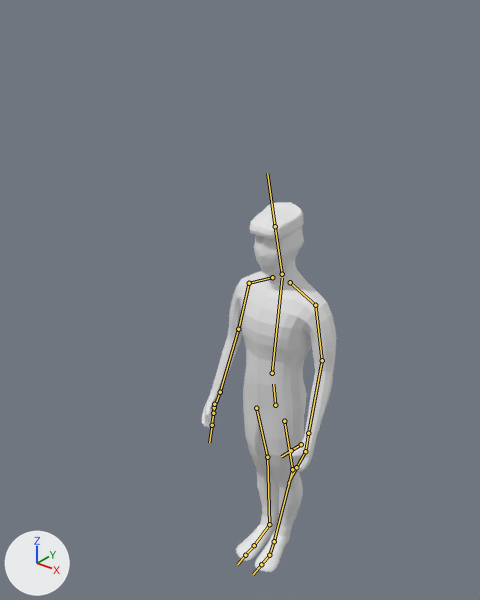
Before and after pictures for a commit that changed the FBX model Sona/Assets/Models/Characters/Grunt.fbx.
The view is the same before and after, from a 50 mm lens placed at (1.43, -2.0, 2.54), pointed at (-0.1, -0.09, 1.36). Arrows for +X, +Y and +Z are at lower left; the lights stay in place. The bones that bend it are drawn over the model as lines.
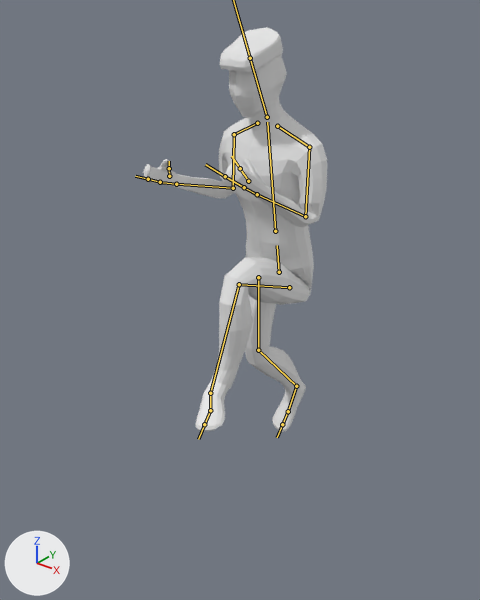
The newer file adds an action. The first version stands in its rest pose; the second is drawn at frame 16 of the action 'salto'.

Boxes (x1, y1, x2, y2) around the edits, measured in the pictures (480 x 600 px):
```json
{"object": "Circle", "change": "posed", "before": [201, 202, 336, 572], "after": [144, 27, 327, 432], "on screen": "35% wider, 9% taller"}
{"bone": "Bone", "before": "(275, 405) to (273, 384)", "after": "(279, 272) to (277, 245)"}
{"bone": "Bone.001", "before": "(272, 373) to (282, 278)", "after": "(275, 231) to (267, 122)"}
{"bone": "Bone.002", "before": "(282, 274) to (275, 226)", "after": "(267, 117) to (250, 58)"}
{"bone": "braccio.L", "before": "(315, 305) to (322, 360)", "after": "(309, 147) to (305, 216)"}
{"bone": "avambraccio.L", "before": "(322, 360) to (308, 433)", "after": "(305, 216) to (257, 194)"}
{"bone": "avambraccio.R", "before": "(238, 329) to (220, 392)", "after": "(233, 188) to (176, 184)"}
{"bone": "coscia.L", "before": "(284, 421) to (292, 469)", "after": "(289, 287) to (239, 284)"}
{"bone": "gamba.L", "before": "(292, 469) to (274, 541)", "after": "(239, 284) to (210, 393)"}
{"bone": "piede.L", "before": "(274, 541) to (269, 555)", "after": "(210, 393) to (210, 410)"}
{"bone": "coscia.R", "before": "(256, 408) to (267, 457)", "after": "(258, 277) to (258, 350)"}
{"bone": "gamba.R", "before": "(267, 457) to (269, 524)", "after": "(258, 350) to (296, 386)"}
```

Scene script edits in JSON lines:
```json
{"block": "bone_bone", "where": "bone_bone = bpy.data.objects['Grunt'].pose.bones['Bone']"}
{"op": "set", "path": "bone_bone.location", "old": "(0.0, 0.0, 0.0)", "new": "(0.0, 0.64, -0.106)"}
{"block": "bone_bone_001", "where": "bone_bone_001 = bpy.data.objects['Grunt'].pose.bones['Bone.001']  # child of 'Bone'"}
{"op": "set", "path": "bone_bone_001.rotation_quaternion", "old": "(1.0, 0.0, 0.0, 0.0)", "new": "(0.991, 0.136, 0.0, 0.0)", "note": "degrees (0, 0, 0) -> degrees (16, 0, 0)"}
{"block": "bone_bone_002", "where": "bone_bone_002 = bpy.data.objects['Grunt'].pose.bones['Bone.002']  # child of 'Bone.001'"}
{"op": "set", "path": "bone_bone_002.rotation_quaternion", "old": "(1.0, 0.0, 0.0, 0.0)", "new": "(0.999, -0.038, -0.01, 0.002)", "note": "degrees (0, 0, 0) -> degrees (-4, -1, 0)"}
{"block": "bone_braccio_l", "where": "bone_braccio_l = bpy.data.objects['Grunt'].pose.bones['braccio.L']  # child of 'spalla.L'"}
{"op": "set", "path": "bone_braccio_l.rotation_quaternion", "old": "(1.0, 0.0, 0.0, 0.0)", "new": "(0.979, 0.194, -0.005, -0.056)", "note": "degrees (0, 0, 0) -> degrees (22, 1, -6)"}
{"block": "bone_avambraccio_l", "where": "bone_avambraccio_l = bpy.data.objects['Grunt'].pose.bones['avambraccio.L']  # child of 'braccio.L'"}
{"op": "set", "path": "bone_avambraccio_l.rotation_quaternion", "old": "(1.0, 0.0, 0.0, 0.0)", "new": "(0.704, 0.709, 0.02, 0.02)", "note": "degrees (0, 0, 0) -> degrees (90, 0, 3)"}
{"block": "bone_avambraccio_r", "where": "bone_avambraccio_r = bpy.data.objects['Grunt'].pose.bones['avambraccio.R']  # child of 'braccio.R'"}
{"op": "set", "path": "bone_avambraccio_r.rotation_quaternion", "old": "(1.0, 0.0, 0.0, 0.0)", "new": "(0.644, 0.763, 0.054, -0.02)", "note": "degrees (0, 0, 0) -> degrees (100, 6, 3)"}
{"block": "bone_coscia_l", "where": "bone_coscia_l = bpy.data.objects['Grunt'].pose.bones['coscia.L']  # child of 'Bone'"}
{"op": "set", "path": "bone_coscia_l.rotation_quaternion", "old": "(1.0, 0.0, 0.0, 0.0)", "new": "(0.454, 0.891, 0.009, 0.0)", "note": "degrees (0, 0, 0) -> degrees (126, 0, 1)"}
{"block": "bone_gamba_l", "where": "bone_gamba_l = bpy.data.objects['Grunt'].pose.bones['gamba.L']  # child of 'coscia.L'"}
{"op": "set", "path": "bone_gamba_l.rotation_quaternion", "old": "(1.0, 0.0, 0.0, 0.0)", "new": "(0.504, -0.861, -0.065, -0.012)", "note": "degrees (0, 0, 0) -> degrees (-120, -5, 6)"}
{"block": "bone_piede_l", "where": "bone_piede_l = bpy.data.objects['Grunt'].pose.bones['piede.L']  # child of 'gamba.L'"}
{"op": "set", "path": "bone_piede_l.rotation_quaternion", "old": "(1.0, 0.0, 0.0, 0.0)", "new": "(0.969, -0.247, 0.003, -0.015)", "note": "degrees (0, 0, 0) -> degrees (-29, 0, -2)"}
{"block": "bone_coscia_r", "where": "bone_coscia_r = bpy.data.objects['Grunt'].pose.bones['coscia.R']  # child of 'Bone'"}
{"op": "set", "path": "bone_coscia_r.rotation_quaternion", "old": "(1.0, 0.0, 0.0, 0.0)", "new": "(0.992, 0.127, -0.002, 0.0)", "note": "degrees (0, 0, 0) -> degrees (15, 0, 0)"}
{"block": "bone_gamba_r", "where": "bone_gamba_r = bpy.data.objects['Grunt'].pose.bones['gamba.R']  # child of 'coscia.R'"}
{"op": "set", "path": "bone_gamba_r.rotation_quaternion", "old": "(1.0, 0.0, 0.0, 0.0)", "new": "(0.88, -0.473, 0.033, 0.001)", "note": "degrees (0, 0, 0) -> degrees (-57, 3, -2)"}
```
